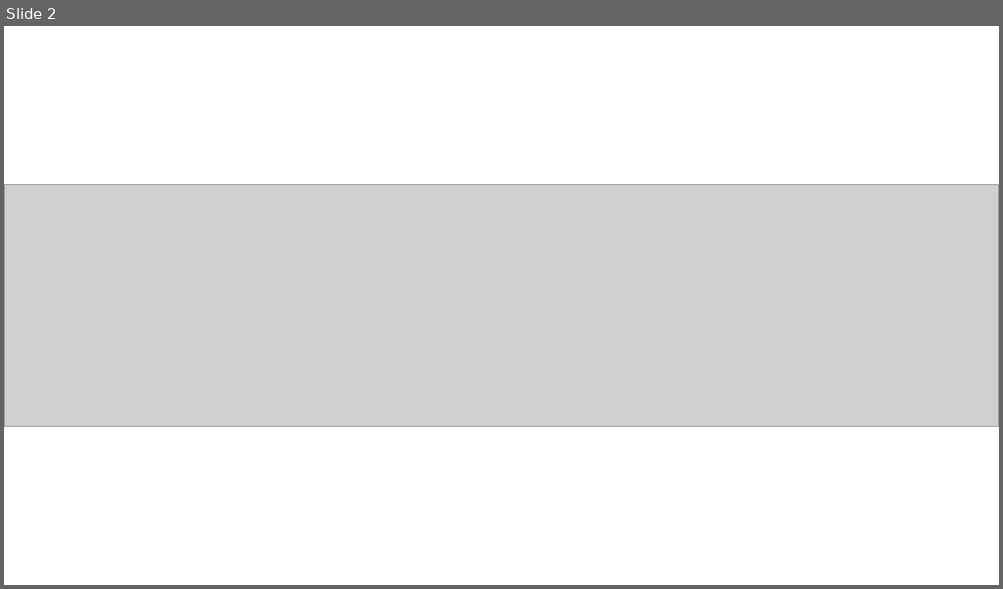
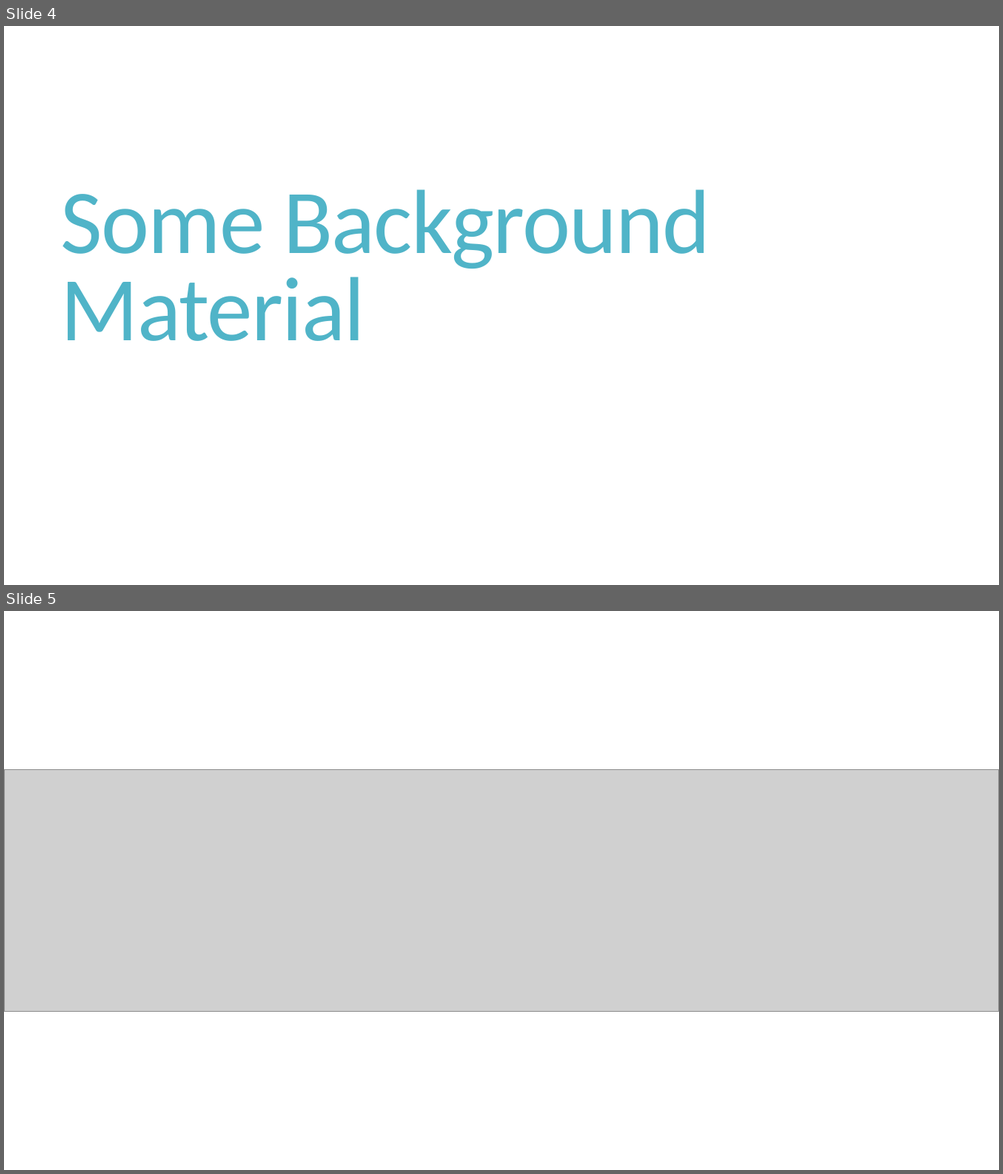
Before and after one commit to cchen23/AI4ALL_NLP, a slide deck: Slides/Day4_Rule_Based_Models_I.pptx. Shown one above the other, each under a label of ours: slide 2 before the commit, slides 4 and 5 after it. The pictures are 1003x589 and 1003x1174 pixels, drawn with LibreOffice and Linux fonts; fonts in the diff are those of the drawing; grey boxes stand for pictures. Boxes give left, top, right and bottom in pixels: in the first picture for what was removed or moved away, otherwise in the second. Text is boxed around its words. In the diff, an @@ line names an element or a change of style, - is before the commit and + after.

```diff
--- a/Slides/Day4_Rule_Based_Models_I.pptx
+++ b/Slides/Day4_Rule_Based_Models_I.pptx
@@ slide 4 added at (4,26,999,585), background #FFFFFF @@
@@ title added at (61,190,710,341), 88 pt, text #50B4C8 @@
+Some Background Material
@@ what was slide 2 is now slide 5 @@
```
Also in this commit, not shown: 1 slide changed, 3 other slides added, 3 other files.
